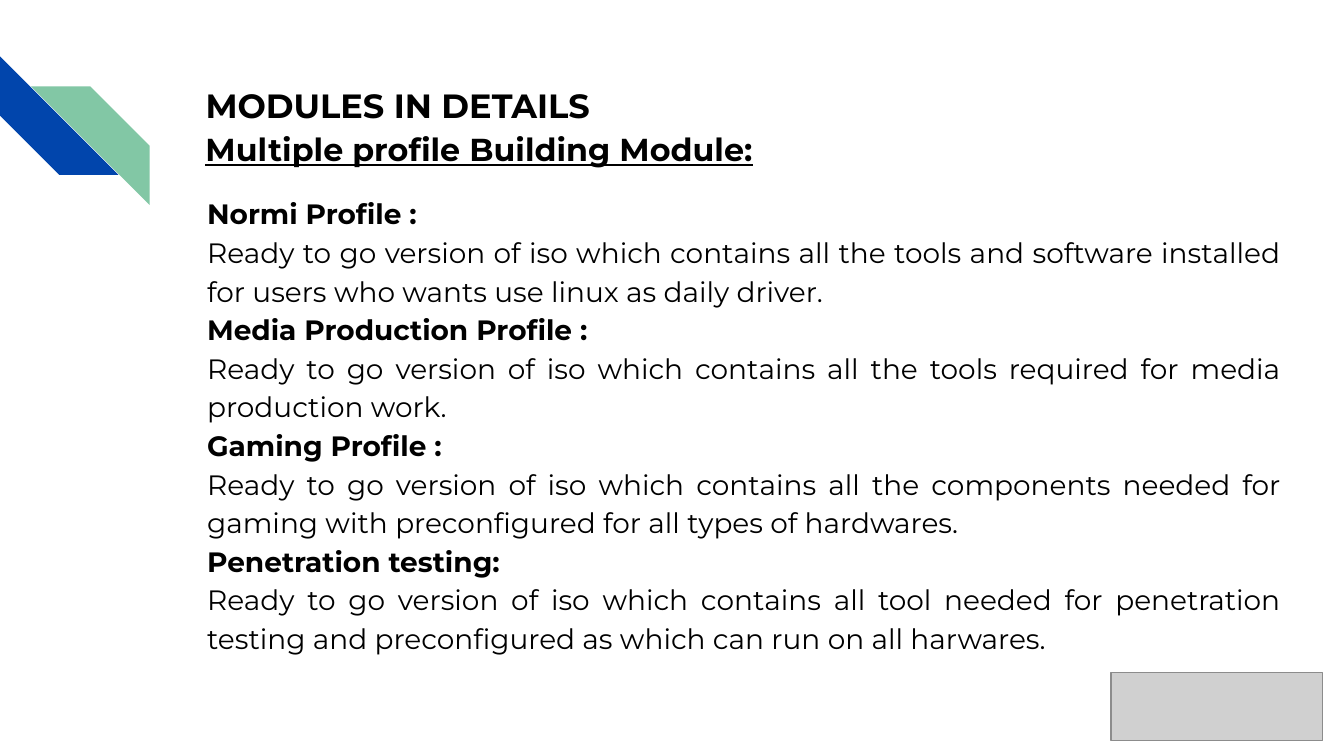
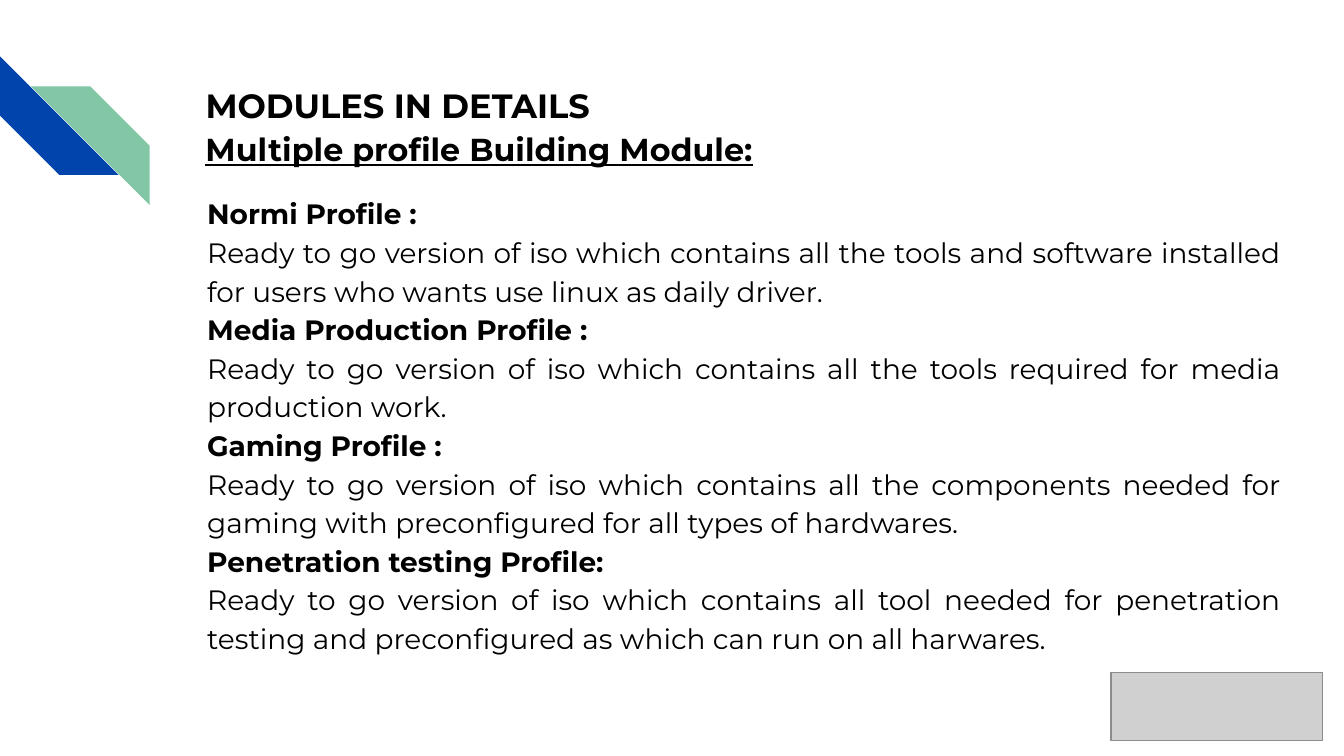
Before and after one commit to iamNormi/Normi-OS, a slide deck: slide 15 of odp/Normi-OS.odp. Drawn at 1344x756 pixels with LibreOffice and Linux fonts; fonts in the diff are those of the drawing; grey boxes stand for pictures. Boxes give left, top, right and bottom in pixels: in the first picture for what was removed or moved away, otherwise in the second. Text is boxed around its words. In the diff, an @@ line names an element or a change of style, - is before the commit and + after.

```diff
--- a/odp/Normi-OS.odp
+++ b/odp/Normi-OS.odp
@@ text at box(207, 550, 603, 578): text changed @@
-Penetration testing:
+Penetration testing Profile:
```
Also in this commit, not shown: 2 other slides changed, 1 other file.
